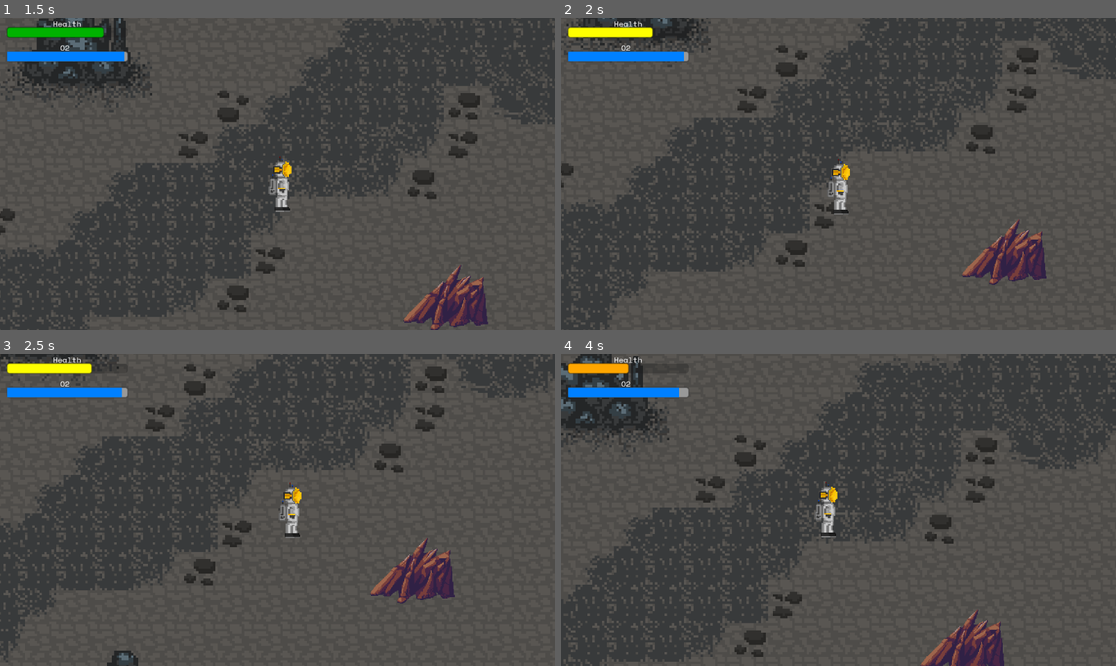
Above: before the commit, frames 1-4 (two rows, left to right).
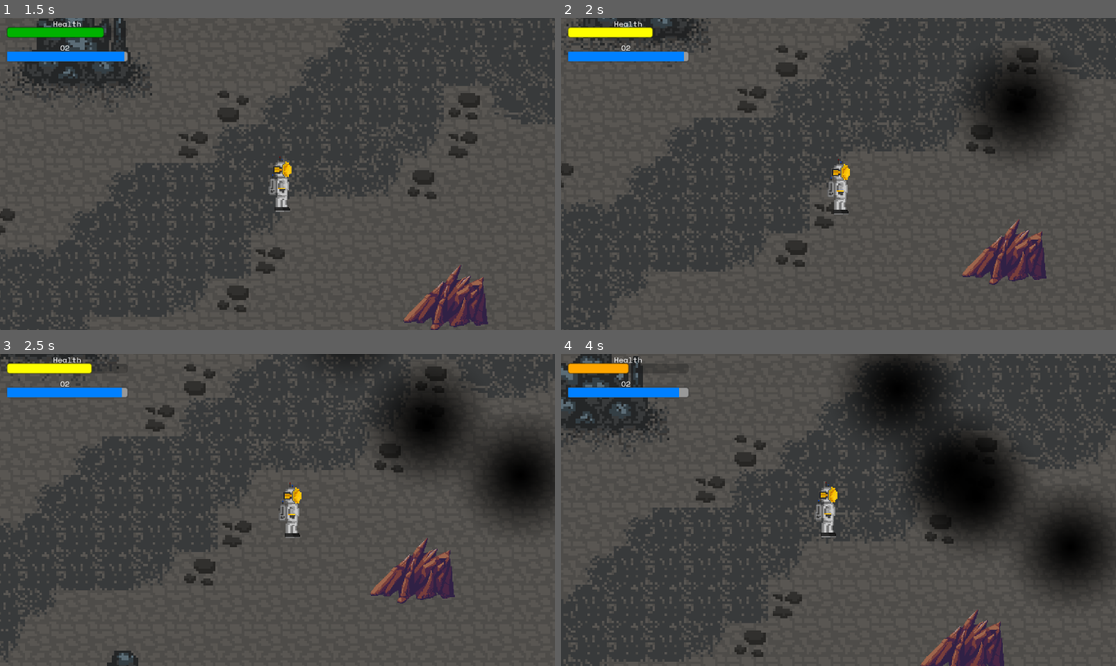
Above: after the commit, the same moments.

Repository: ProjectStarborne/Starborne
Game: Godot game, scene res://Scenes/world_asteroid.tscn
The game is run twice, just before and just after one commit, with the same random seed, the same clock (stepped at 60 frames per second) and the same inputs.
Inputs:
- Up to frame 1 (1.5 s): tap Enter (ui_accept) at 0.5, 0.77 s; hold D (right) 0.53-1.28 s; hold S (down) from 1.28 s (still down)
- Up to frame 2 (2 s): keep holding S (down); tap Enter (ui_accept) at 1.52 s
- Up to frame 3 (2.5 s): release S (down) at 2.03 s; hold D (right) from 2.03 s (still down)
- Up to frame 4 (4 s): release D (right) at 2.78 s; hold W (up) 2.78-3.53 s; tap Enter (ui_accept) at 3.02, 3.77 s; hold A (left) from 3.53 s (still down)

Frame 1 is identical in both runs. In frame 2, 3.8% of the frame differs, in the area x 73-92%, y 12-44%; in frame 3, 8.0%; in frame 4, 14%, in the area x 51-100%, y 0-78%.

Commit message:
Fixed impact indicator and meteor impact timing to be scalable, and added knockback and screen shake effects when hit by meteor

Diff:
--- a/Scenes/impact_indicator.tscn
+++ b/Scenes/impact_indicator.tscn
@@ -4,13 +4,13 @@
 [ext_resource type="Script" path="res://Scripts/impact_indicator.gd" id="2_vkhp3"]
 
 [node name="ImpactIndicator" type="Node2D"]
+script = ExtResource("2_vkhp3")
 
 [node name="Sprite2D" type="Sprite2D" parent="."]
 scale = Vector2(0.2, 0.2)
 texture = ExtResource("1_lbs4q")
-script = ExtResource("2_vkhp3")
 
-[node name="Timer" type="Timer" parent="Sprite2D"]
+[node name="Timer" type="Timer" parent="."]
 wait_time = 4.0
 one_shot = true
 autostart = true
--- a/Scenes/world_asteroid.tscn
+++ b/Scenes/world_asteroid.tscn
@@ -274,5 +274,5 @@
 ImpactIndicatorScene = ExtResource("8_qo45c")
 
 [node name="Timer" type="Timer" parent="MeteorSpawner"]
-wait_time = 4.0
+wait_time = 0.2
 autostart = true
--- a/Scripts/falling_meteor.gd
+++ b/Scripts/falling_meteor.gd
@@ -5,6 +5,8 @@
 var velocity: Vector2 = Vector2.ZERO
 @onready var ExplosionScene = preload("res://Scenes/explosion.tscn")
 var impact_sound = preload("res://Assets/sounds/meteor_impact.wav")
+var impact_indicator: Node = null
+var knockback_strength: float = 300.0  # Adjust this for the meteor knockback strength
 
 func _ready() -> void:
 	print("Meteor ready at position:", global_position, " with target_position:", target_position)
@@ -37,6 +39,9 @@
 	get_tree().current_scene.add_child(audio_player)
 	audio_player.play()
 
+	if impact_indicator:
+		impact_indicator.queue_free()
+
 	# Damage the player if nearby
 	var player = get_tree().current_scene.get_node("Player")  # Adjust the path
 	var damage_radius = 100.0  # Adjust as needed
@@ -46,6 +51,22 @@
 		if distance <= damage_radius:
 			player.take_damage(40)
 			# Apply knockback or other effects
+			# Apply knockback
+			apply_knockback(player)
+
+			# Trigger the screen shake
+			var camera = player.get_node_or_null("AnchorCamera2D")  # Adjust path to player's camera node
+			if camera != null:
+				camera.start_screen_shake(0.5, 2)  # Shake for 0.5 seconds with intensity 2
 
 	# Remove the meteor
 	queue_free()
+
+
+# Function to apply knockback to the player
+func apply_knockback(player):
+	# Calculate the direction from the meteor to the player
+	var direction = (player.global_position - target_position).normalized()
+
+	# Apply the knockback force to the player
+	player.apply_knockback(direction * knockback_strength)
--- a/Scripts/meteor_spawner.gd
+++ b/Scripts/meteor_spawner.gd
@@ -8,6 +8,7 @@
 @export var ground_right: float = 2100.0
 @export var ground_y_min: float = -1000.0
 @export var ground_y_max: float = 1000.0
+
 
 func _ready() -> void:
 	randomize()
@@ -32,15 +33,15 @@
 	var meteor_timer = Timer.new()
 	meteor_timer.wait_time = warning_time
 	meteor_timer.one_shot = true
-	meteor_timer.timeout.connect(_spawn_meteor.bind(impact_position))
-
-
+	meteor_timer.timeout.connect(_spawn_meteor.bind(impact_position, indicator_instance))
 	get_tree().current_scene.add_child(meteor_timer)
 	meteor_timer.start()
 
-func _spawn_meteor(impact_position):
+func _spawn_meteor(impact_position, impact_indicator):
 	print("Spawning meteor at impact_position:", impact_position)
 	var meteor_instance = MeteorScene.instantiate()
 	meteor_instance.target_position = impact_position
 	meteor_instance.global_position = impact_position + Vector2(0, spawn_height)
+	# Pass the impact_indicator to the meteor instance
+	meteor_instance.impact_indicator = impact_indicator
 	get_tree().current_scene.add_child(meteor_instance)
